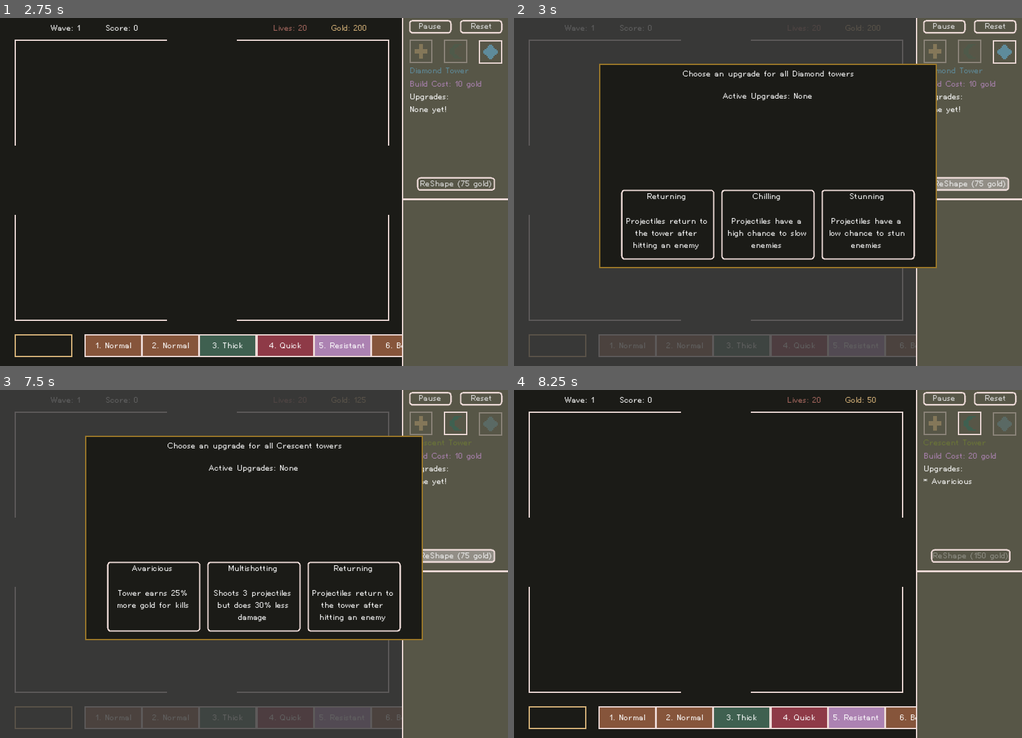
Above: before the commit, frames 1-4 (two rows, left to right).
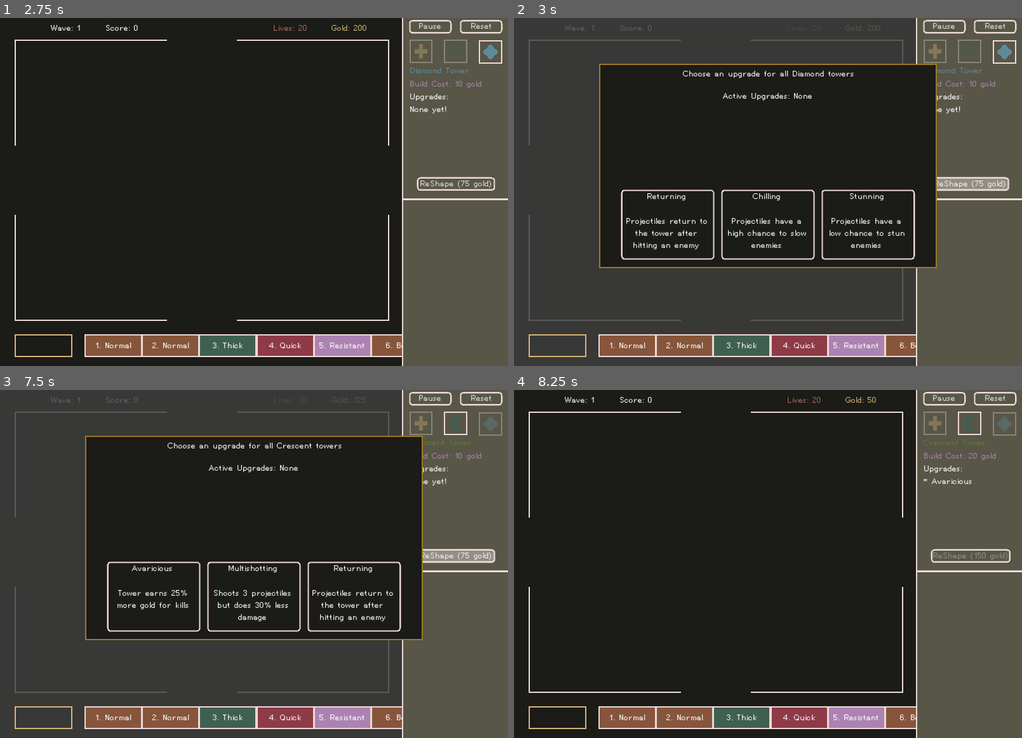
Above: after the commit, the same moments.

Repository: nolenroyalty/ReShape-TD
Game: Godot game, scene res://Main.tscn
The game is run twice, just before and just after one commit, with the same random seed, the same clock (stepped at 60 frames per second) and the same inputs.
Inputs (mouse positions are in pixels of both pictures, inside the frame that each line leads up to):
- Up to frame 1 (2.75 s): click (457, 52) at 0.5 s; click (421, 52) at 1.25 s; click (492, 52) at 2 s
- Up to frame 2 (3 s): click "ReShape (75 gold)" at 2.75 s
- Up to frame 3 (7.5 s): click "Chilling Projectiles have a h…" at 3.5 s; click (457, 424) at 4.25 s; click (421, 424) at 5 s; click (492, 424) at 5.75 s; click (457, 424) at 6.5 s; click "ReShape (75 gold)" at 7.25 s
- Up to frame 4 (8.25 s): click "Avaricious Tower earns 25% mo…" at 8 s

Frame 1 is identical in both runs. In frame 2, 4.2% of the frame differs, in the area x 2-80%, y 90-98%; in frame 3, 4.2%; in frame 4, nothing differs.

Commit message:
small dest tweak

Diff:
--- a/Main.tscn
+++ b/Main.tscn
@@ -71,7 +71,7 @@
 
 [node name="WaveDisplay" parent="." instance=ExtResource( 8 )]
 position = Vector2( 20, 436 )
-z_index = -1
+z_index = 1
 
 [node name="Shader" type="ColorRect" parent="."]
 visible = false
@@ -81,3 +81,4 @@
 
 [node name="FullSidebar" parent="." instance=ExtResource( 2 )]
 position = Vector2( 554, 0 )
+z_index = 2
--- a/battlefield/DestBot.tscn
+++ b/battlefield/DestBot.tscn
@@ -5,12 +5,12 @@
 
 [sub_resource type="RectangleShape2D" id=1]
 resource_local_to_scene = true
-extents = Vector2( 48, 8 )
+extents = Vector2( 48, 12 )
 
 [node name="DestBot" groups=["pathable"] instance=ExtResource( 1 )]
 
 [node name="CollisionShape2D" parent="Bounds" index="0"]
-position = Vector2( 48, 24 )
+position = Vector2( 48, 20 )
 shape = SubResource( 1 )
 
 [node name="Sprite" type="Sprite" parent="." index="1"]
--- a/battlefield/DestRight.tscn
+++ b/battlefield/DestRight.tscn
@@ -5,7 +5,7 @@
 
 [sub_resource type="RectangleShape2D" id=1]
 resource_local_to_scene = true
-extents = Vector2( 8, 48 )
+extents = Vector2( 12, 48 )
 
 [node name="DestRight" groups=["pathable"] instance=ExtResource( 1 )]
 
@@ -15,5 +15,5 @@
 texture = ExtResource( 2 )
 
 [node name="CollisionShape2D" parent="Bounds" index="0"]
-position = Vector2( 24, 48 )
+position = Vector2( 20, 48 )
 shape = SubResource( 1 )
